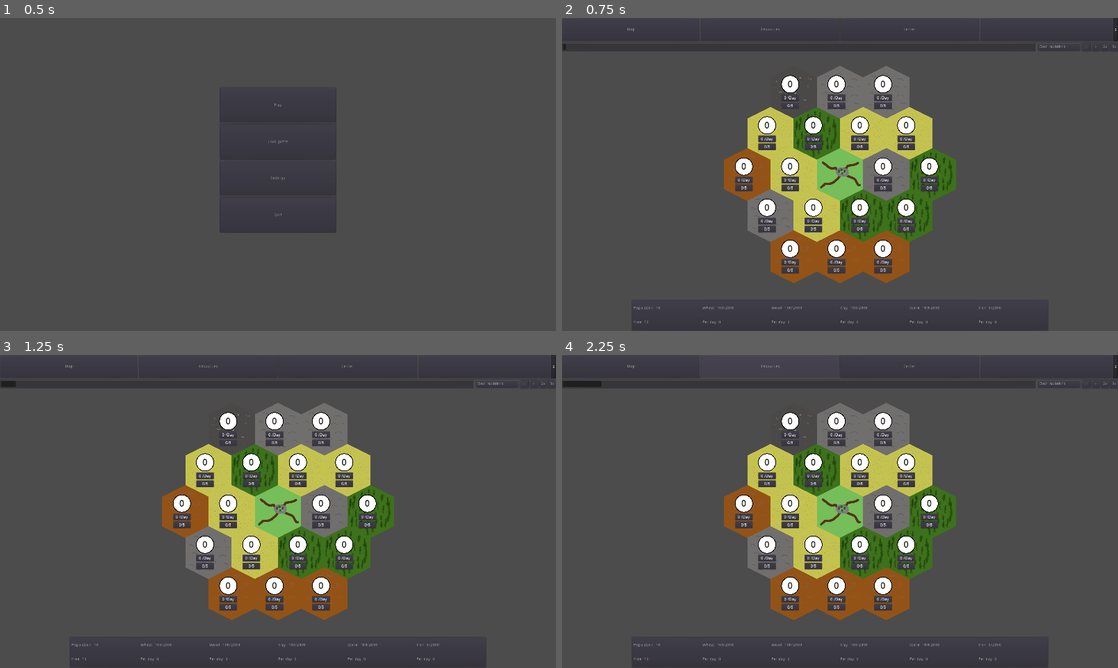
Above: before the commit, frames 1-4 (two rows, left to right).
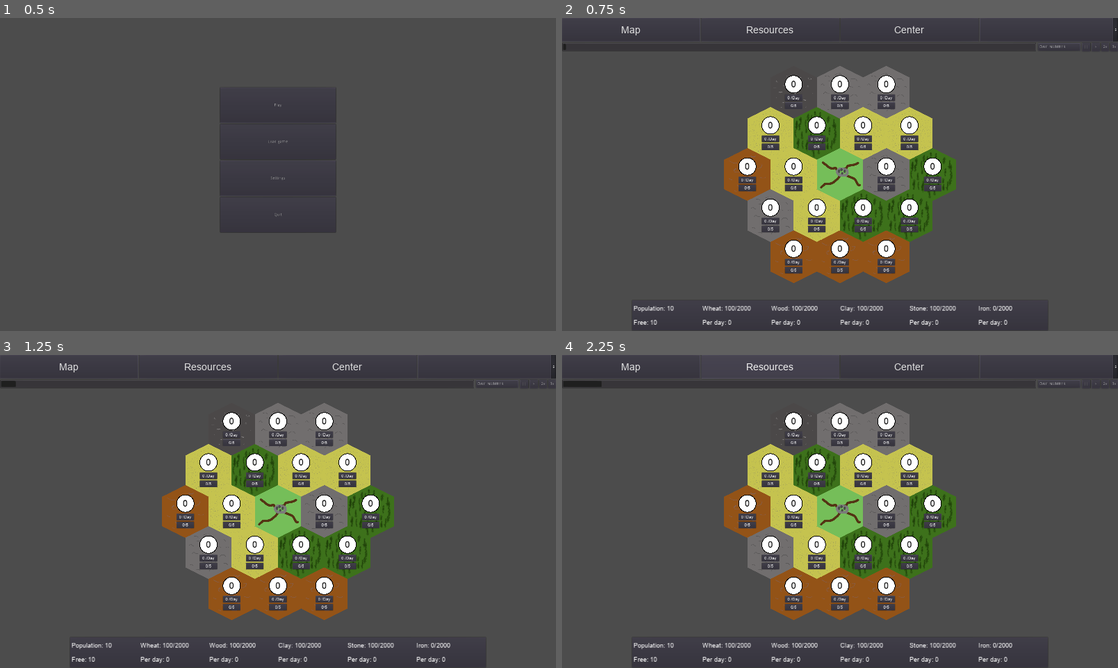
Above: after the commit, the same moments.

Repository: tomazlunder/terra2
Game: Godot game, scene res://Scenes/MainMenu.tscn
The game is run twice, just before and just after one commit, with the same random seed, the same clock (stepped at 60 frames per second) and the same inputs.
Inputs:
- Up to frame 1 (0.5 s): no input
- Up to frame 2 (0.75 s): click "Play" at 0.5 s
- Up to frame 3 (1.25 s): no input
- Up to frame 4 (2.25 s): click "Map" at 1.25 s; click "Resources" at 2 s

Frame 1 is identical in both runs. In frame 2, 4.3% of the frame differs, in the area x 10-81%, y 2-99%; in frame 3, 4.3%; in frame 4, 4.3%.

Commit message:
Added a top bar theme, fixed a problem with tile ui positioning on resize

Diff:
--- /dev/null
+++ b/Assets/Fonts/TopBarFont.tres
@@ -0,0 +1,7 @@
+[gd_resource type="DynamicFont" load_steps=2 format=2]
+
+[ext_resource path="res://Assets/Fonts/arial.ttf" type="DynamicFontData" id=1]
+
+[resource]
+size = 35
+font_data = ExtResource( 1 )
--- /dev/null
+++ b/Assets/Themes/TopBar_theme.tres
@@ -0,0 +1,6 @@
+[gd_resource type="Theme" load_steps=2 format=2]
+
+[ext_resource path="res://Assets/Fonts/TopBarFont.tres" type="DynamicFont" id=1]
+
+[resource]
+default_font = ExtResource( 1 )
--- a/Scenes/UniversalUI.tscn
+++ b/Scenes/UniversalUI.tscn
@@ -1,9 +1,11 @@
-[gd_scene load_steps=5 format=2]
+[gd_scene load_steps=7 format=2]
 
 [ext_resource path="res://Scripts/ResourceTileControlNode.gd" type="Script" id=1]
 [ext_resource path="res://Scripts/ResourcesControlNode.gd" type="Script" id=2]
 [ext_resource path="res://Scripts/UniversalUI.gd" type="Script" id=3]
 [ext_resource path="res://Scripts/DayProgressBar.gd" type="Script" id=4]
+[ext_resource path="res://Assets/Themes/TileUI_theme.tres" type="Theme" id=5]
+[ext_resource path="res://Assets/Themes/TopBar_theme.tres" type="Theme" id=6]
 
 [node name="UniversalUI" type="Control"]
 anchor_right = 1.0
@@ -29,6 +31,7 @@
 mouse_filter = 0
 size_flags_horizontal = 3
 size_flags_vertical = 3
+theme = ExtResource( 6 )
 __meta__ = {
 "_edit_lock_": true,
 "_edit_use_anchors_": false
@@ -347,6 +350,7 @@
 [node name="ResourcesPanel" type="PanelContainer" parent="ResourcesControlNode"]
 anchor_right = 1.0
 anchor_bottom = 1.0
+theme = ExtResource( 5 )
 __meta__ = {
 "_edit_use_anchors_": false
 }
@@ -368,19 +372,19 @@
 size_flags_horizontal = 3
 
 [node name="PopTitleLabel" type="Label" parent="ResourcesControlNode/ResourcesPanel/ResVBox/Row1HBox/PopHBox"]
-margin_top = 15.0
-margin_right = 72.0
-margin_bottom = 29.0
+margin_top = 10.0
+margin_right = 109.0
+margin_bottom = 35.0
 text = "Population:"
 __meta__ = {
 "_edit_use_anchors_": false
 }
 
 [node name="PopLabel" type="Label" parent="ResourcesControlNode/ResourcesPanel/ResVBox/Row1HBox/PopHBox"]
-margin_left = 76.0
-margin_top = 15.0
-margin_right = 92.0
-margin_bottom = 29.0
+margin_left = 113.0
+margin_top = 10.0
+margin_right = 137.0
+margin_bottom = 35.0
 text = "10"
 __meta__ = {
 "_edit_use_anchors_": false
@@ -393,19 +397,19 @@
 size_flags_horizontal = 3
 
 [node name="WheatTitleLabel" type="Label" parent="ResourcesControlNode/ResourcesPanel/ResVBox/Row1HBox/WheatHBox"]
-margin_top = 15.0
-margin_right = 45.0
-margin_bottom = 29.0
+margin_top = 10.0
+margin_right = 69.0
+margin_bottom = 35.0
 text = "Wheat:"
 __meta__ = {
 "_edit_use_anchors_": false
 }
 
 [node name="WheatLabel" type="Label" parent="ResourcesControlNode/ResourcesPanel/ResVBox/Row1HBox/WheatHBox"]
-margin_left = 49.0
-margin_top = 15.0
-margin_right = 65.0
-margin_bottom = 29.0
+margin_left = 73.0
+margin_top = 10.0
+margin_right = 97.0
+margin_bottom = 35.0
 text = "10"
 __meta__ = {
 "_edit_use_anchors_": false
@@ -418,19 +422,19 @@
 size_flags_horizontal = 3
 
 [node name="WoodTitleLabel" type="Label" parent="ResourcesControlNode/ResourcesPanel/ResVBox/Row1HBox/WoodHBox"]
-margin_top = 15.0
-margin_right = 41.0
-margin_bottom = 29.0
+margin_top = 10.0
+margin_right = 63.0
+margin_bottom = 35.0
 text = "Wood:"
 __meta__ = {
 "_edit_use_anchors_": false
 }
 
 [node name="WoodLabel" type="Label" parent="ResourcesControlNode/ResourcesPanel/ResVBox/Row1HBox/WoodHBox"]
-margin_left = 45.0
-margin_top = 15.0
-margin_right = 61.0
-margin_bottom = 29.0
+margin_left = 67.0
+margin_top = 10.0
+margin_right = 91.0
+margin_bottom = 35.0
 text = "10"
 __meta__ = {
 "_edit_use_anchors_": false
@@ -443,19 +447,19 @@
 size_flags_horizontal = 3
 
 [node name="ClayTitleLabel" type="Label" parent="ResourcesControlNode/ResourcesPanel/ResVBox/Row1HBox/ClayHBox"]
-margin_top = 15.0
-margin_right = 30.0
-margin_bottom = 29.0
+margin_top = 10.0
+margin_right = 50.0
+margin_bottom = 35.0
 text = "Clay:"
 __meta__ = {
 "_edit_use_anchors_": false
 }
 
 [node name="ClayLabel" type="Label" parent="ResourcesControlNode/ResourcesPanel/ResVBox/Row1HBox/ClayHBox"]
-margin_left = 34.0
-margin_top = 15.0
-margin_right = 50.0
-margin_bottom = 29.0
+margin_left = 54.0
+margin_top = 10.0
+margin_right = 78.0
+margin_bottom = 35.0
 text = "10"
 __meta__ = {
 "_edit_use_anchors_": false
@@ -468,19 +472,19 @@
 size_flags_horizontal = 3
 
 [node name="StoneTitleLabel" type="Label" parent="ResourcesControlNode/ResourcesPanel/ResVBox/Row1HBox/StoneHBox"]
-margin_top = 15.0
-margin_right = 40.0
-margin_bottom = 29.0
+margin_top = 10.0
+margin_right = 63.0
+margin_bottom = 35.0
 text = "Stone:"
 __meta__ = {
 "_edit_use_anchors_": false
 }
 
 [node name="StoneLabel" type="Label" parent="ResourcesControlNode/ResourcesPanel/ResVBox/Row1HBox/StoneHBox"]
-margin_left = 44.0
-margin_top = 15.0
-margin_right = 60.0
-margin_bottom = 29.0
+margin_left = 67.0
+margin_top = 10.0
+margin_right = 91.0
+margin_bottom = 35.0
 text = "10"
 __meta__ = {
 "_edit_use_anchors_": false
@@ -493,19 +497,19 @@
 size_flags_horizontal = 3
 
 [node name="IronTitleLabel" type="Label" parent="ResourcesControlNode/ResourcesPanel/ResVBox/Row1HBox/IronHBox"]
-margin_top = 15.0
-margin_right = 30.0
-margin_bottom = 29.0
+margin_top = 10.0
+margin_right = 43.0
+margin_bottom = 35.0
 text = "Iron:"
 __meta__ = {
 "_edit_use_anchors_": false
 }
 
 [node name="IronLabel" type="Label" parent="ResourcesControlNode/ResourcesPanel/ResVBox/Row1HBox/IronHBox"]
-margin_left = 34.0
-margin_top = 15.0
-margin_right = 50.0
-margin_bottom = 29.0
+margin_left = 47.0
+margin_top = 10.0
+margin_right = 71.0
+margin_bottom = 35.0
 text = "10"
 __meta__ = {
 "_edit_use_anchors_": false
@@ -523,19 +527,19 @@
 size_flags_horizontal = 3
 
 [node name="FreePopTitleLabel" type="Label" parent="ResourcesControlNode/ResourcesPanel/ResVBox/Row2HBox/FreePopHBox"]
-margin_top = 15.0
-margin_right = 32.0
-margin_bottom = 29.0
+margin_top = 10.0
+margin_right = 50.0
+margin_bottom = 35.0
 text = "Free:"
 __meta__ = {
 "_edit_use_anchors_": false
 }
 
 [node name="FreePopLabel" type="Label" parent="ResourcesControlNode/ResourcesPanel/ResVBox/Row2HBox/FreePopHBox"]
-margin_left = 36.0
-margin_top = 15.0
-margin_right = 52.0
-margin_bottom = 29.0
+margin_left = 54.0
+margin_top = 10.0
+margin_right = 78.0
+margin_bottom = 35.0
 text = "10"
 __meta__ = {
 "_edit_use_anchors_": false
@@ -548,19 +552,19 @@
 size_flags_horizontal = 3
 
 [node name="WheatPDTitleLabel" type="Label" parent="ResourcesControlNode/ResourcesPanel/ResVBox/Row2HBox/WheatPDHBox"]
-margin_top = 15.0
-margin_right = 51.0
-margin_bottom = 29.0
+margin_top = 10.0
+margin_right = 81.0
+margin_bottom = 35.0
 text = "Per day:"
 __meta__ = {
 "_edit_use_anchors_": false
 }
 
 [node name="WheatPDLabel" type="Label" parent="ResourcesControlNode/ResourcesPanel/ResVBox/Row2HBox/WheatPDHBox"]
-margin_left = 55.0
-margin_top = 15.0
-margin_right = 71.0
-margin_bottom = 29.0
+margin_left = 85.0
+margin_top = 10.0
+margin_right = 109.0
+margin_bottom = 35.0
 text = "10"
 __meta__ = {
 "_edit_use_anchors_": false
@@ -573,19 +577,19 @@
 size_flags_horizontal = 3
 
 [node name="WoodPDTitleLabel" type="Label" parent="ResourcesControlNode/ResourcesPanel/ResVBox/Row2HBox/WoodPDHBox"]
-margin_top = 15.0
-margin_right = 51.0
-margin_bottom = 29.0
+margin_top = 10.0
+margin_right = 81.0
+margin_bottom = 35.0
 text = "Per day:"
 __meta__ = {
 "_edit_use_anchors_": false
 }
 
 [node name="WheatPDLabel" type="Label" parent="ResourcesControlNode/ResourcesPanel/ResVBox/Row2HBox/WoodPDHBox"]
-margin_left = 55.0
-margin_top = 15.0
-margin_right = 71.0
-margin_bottom = 29.0
+margin_left = 85.0
+margin_top = 10.0
+margin_right = 109.0
+margin_bottom = 35.0
 text = "10"
 __meta__ = {
 "_edit_use_anchors_": false
@@ -598,19 +602,19 @@
 size_flags_horizontal = 3
 
 [node name="ClayPDTitleLabel" type="Label" parent="ResourcesControlNode/ResourcesPanel/ResVBox/Row2HBox/ClayPDHBox"]
-margin_top = 15.0
-margin_right = 51.0
-margin_bottom = 29.0
+margin_top = 10.0
+margin_right = 81.0
+margin_bottom = 35.0
 text = "Per day:"
 __meta__ = {
 "_edit_use_anchors_": false
 }
 
 [node name="ClayPDLabel" type="Label" parent="ResourcesControlNode/ResourcesPanel/ResVBox/Row2HBox/ClayPDHBox"]
-margin_left = 55.0
-margin_top = 15.0
-margin_right = 71.0
-margin_bottom = 29.0
+margin_left = 85.0
+margin_top = 10.0
+margin_right = 109.0
+margin_bottom = 35.0
 text = "10"
 __meta__ = {
 "_edit_use_anchors_": false
@@ -623,19 +627,19 @@
 size_flags_horizontal = 3
 
 [node name="StonePDTitleLabel" type="Label" parent="ResourcesControlNode/ResourcesPanel/ResVBox/Row2HBox/StonePDHBox"]
-margin_top = 15.0
-margin_right = 51.0
-margin_bottom = 29.0
+margin_top = 10.0
+margin_right = 81.0
+margin_bottom = 35.0
 text = "Per day:"
 __meta__ = {
 "_edit_use_anchors_": false
 }
 
 [node name="StonePDLabel" type="Label" parent="ResourcesControlNode/ResourcesPanel/ResVBox/Row2HBox/StonePDHBox"]
-margin_left = 55.0
-margin_top = 15.0
-margin_right = 71.0
-margin_bottom = 29.0
+margin_left = 85.0
+margin_top = 10.0
+margin_right = 109.0
+margin_bottom = 35.0
 text = "10"
 __meta__ = {
 "_edit_use_anchors_": false
@@ -648,19 +652,19 @@
 size_flags_horizontal = 3
 
 [node name="IronPDTitleLabel" type="Label" parent="ResourcesControlNode/ResourcesPanel/ResVBox/Row2HBox/IronPDHBox"]
-margin_top = 15.0
-margin_right = 51.0
-margin_bottom = 29.0
+margin_top = 10.0
+margin_right = 81.0
+margin_bottom = 35.0
 text = "Per day:"
 __meta__ = {
 "_edit_use_anchors_": false
 }
 
 [node name="IronPDLabel" type="Label" parent="ResourcesControlNode/ResourcesPanel/ResVBox/Row2HBox/IronPDHBox"]
-margin_left = 55.0
-margin_top = 15.0
-margin_right = 71.0
-margin_bottom = 29.0
+margin_left = 85.0
+margin_top = 10.0
+margin_right = 109.0
+margin_bottom = 35.0
 text = "10"
 __meta__ = {
 "_edit_use_anchors_": false
--- a/Scripts/GameScene.gd
+++ b/Scripts/GameScene.gd
@@ -55,6 +55,9 @@
 	$Resources/ResourceCamera.current = true;
 	$Map/MapCamera.current = false;
 
+	#Unnecesarry if currentVillage didn't change
+	#$Resources.populateTilemap(currentVillage)
+
 func _process(delta):
 	#If the game is paused
 	if(gameSpeed == 0):
--- a/Scripts/Global.gd
+++ b/Scripts/Global.gd
@@ -34,3 +34,8 @@
 
 func changeDayPercent(_percent):
 	emit_signal("change_day_percent", _percent)
+
+static func delete_all_children(node):
+	for n in node.get_children():
+		node.remove_child(n)
+		n.queue_free()
--- a/Scripts/Resources.gd
+++ b/Scripts/Resources.gd
@@ -34,6 +34,7 @@
 	village = _village
 
 	$ResourceTileMap.clear()
+	Global.delete_all_children($TileUIControlNode)
 	#Place village
 	$ResourceTileMap.set_cell(0, 0, 0)
 
@@ -59,6 +60,18 @@
 
 		i = i+1
 
+func _process(delta):
+	#Reposition TileUI nodes if necesarry (on resize and funky situations like that)
+	var i = 0
+	for tileUInode in $TileUIControlNode.get_children():
+		var coordinates = ResourceCoordinates[i]
+		var realCords = $ResourceTileMap.map_to_world(coordinates)
+		var tileUIsize = $TileUIControlNode.get_child(0).get_child(0).rect_size
+		realCords = realCords - tileUIsize/2
+		tileUInode.set_position(realCords)
+		i+=1
+
+
 #Detect click on tilemap
 func _unhandled_input(event):
 	if !is_visible():
